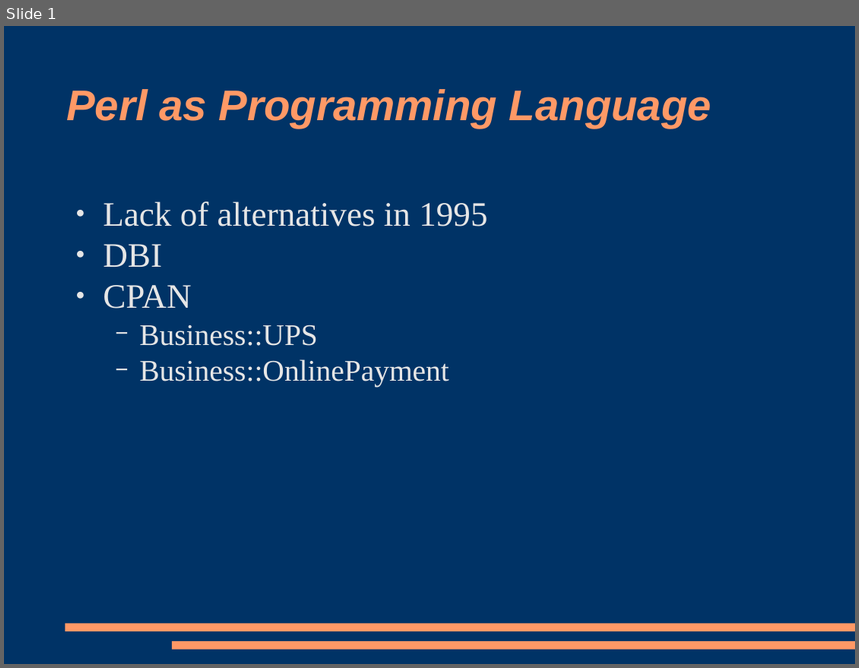
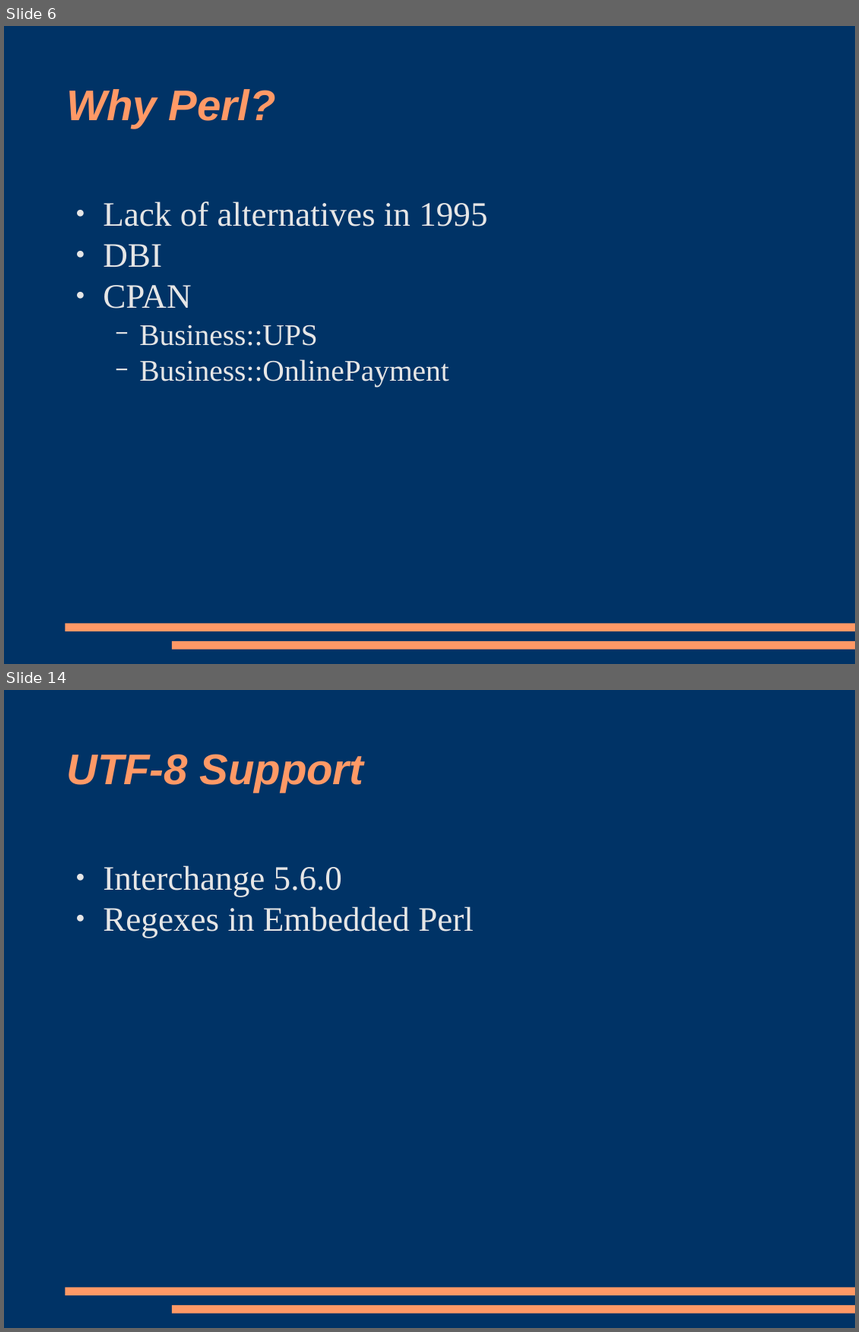
Before and after one commit to racke/Presentations, a slide deck: yapc2008/interchange.odp. Shown one above the other, each under a label of ours: slide 1 before the commit, slides 6 and 14 after it; the slides between them are not shown. The pictures are 859x668 and 859x1332 pixels, drawn with LibreOffice and Linux fonts; fonts in the diff are those of the drawing. Boxes give left, top, right and bottom in pixels: in the first picture for what was removed or moved away, otherwise in the second. Text is boxed around its words. In the diff, an @@ line names an element or a change of style, - is before the commit and + after.

```diff
--- a/yapc2008/interchange.odp
+++ b/yapc2008/interchange.odp
@@ slide 14 added at bbox=[4, 690, 855, 1328], background #003366; not listed: 2 template elements that a slide beside it also shows @@
@@ title added at bbox=[66, 754, 364, 792], 40 pt, text #FF9966, bold, italic @@
+UTF-8 Support
@@ text added at bbox=[103, 866, 474, 938], 32 pt, text #E6E6E6 @@
+● Interchange 5.6.0
+● Regexes in Embedded Perl
@@ what was slide 1 is now slide 6 @@
@@ slide 6 changed as well @@
@@ title at bbox=[66, 89, 276, 128]: text changed @@
-Perl as Programming Language
+Why Perl?
```
Also in this commit, not shown: 12 other slides added, 1 slide removed, 1 other file.
